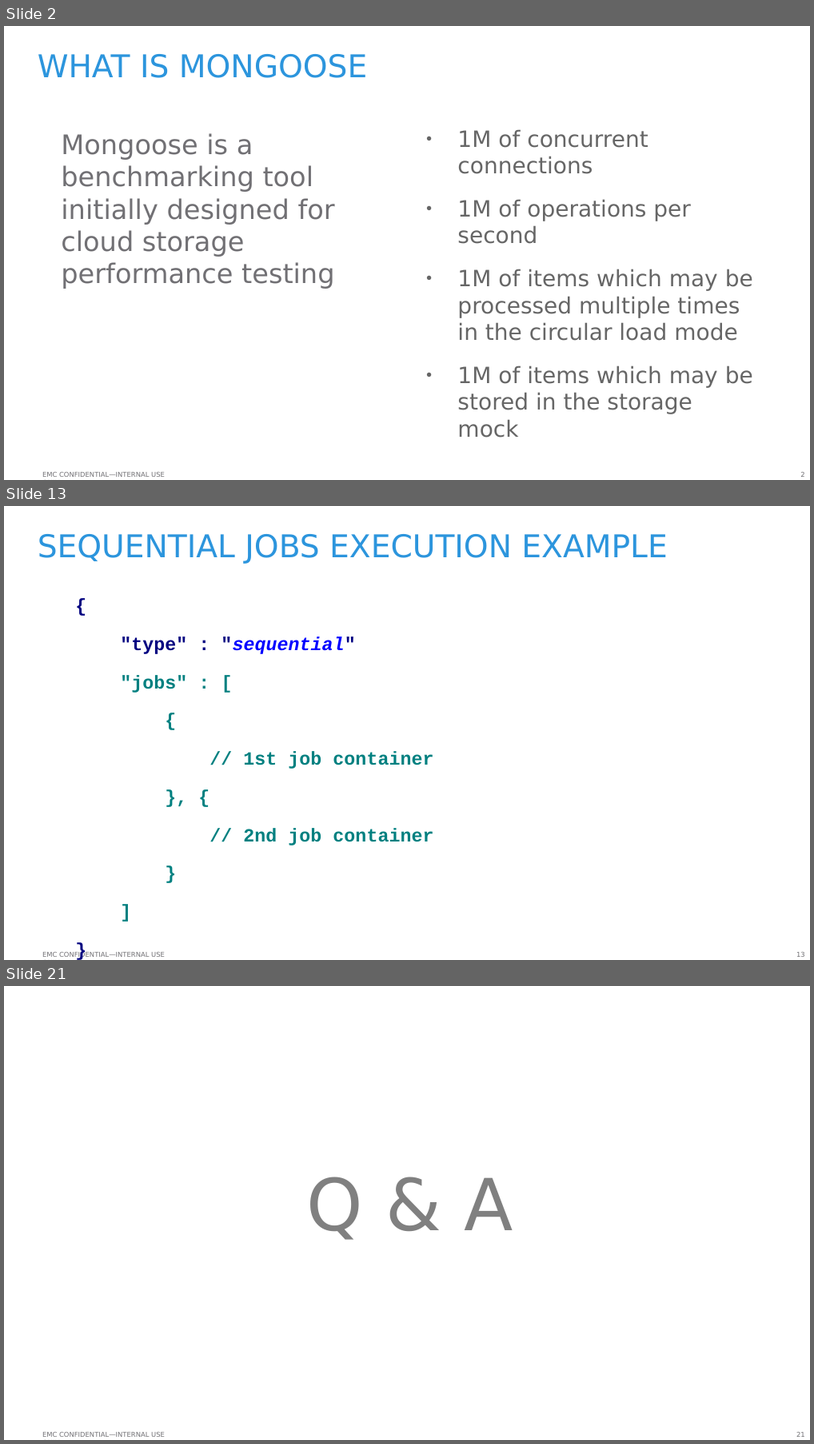
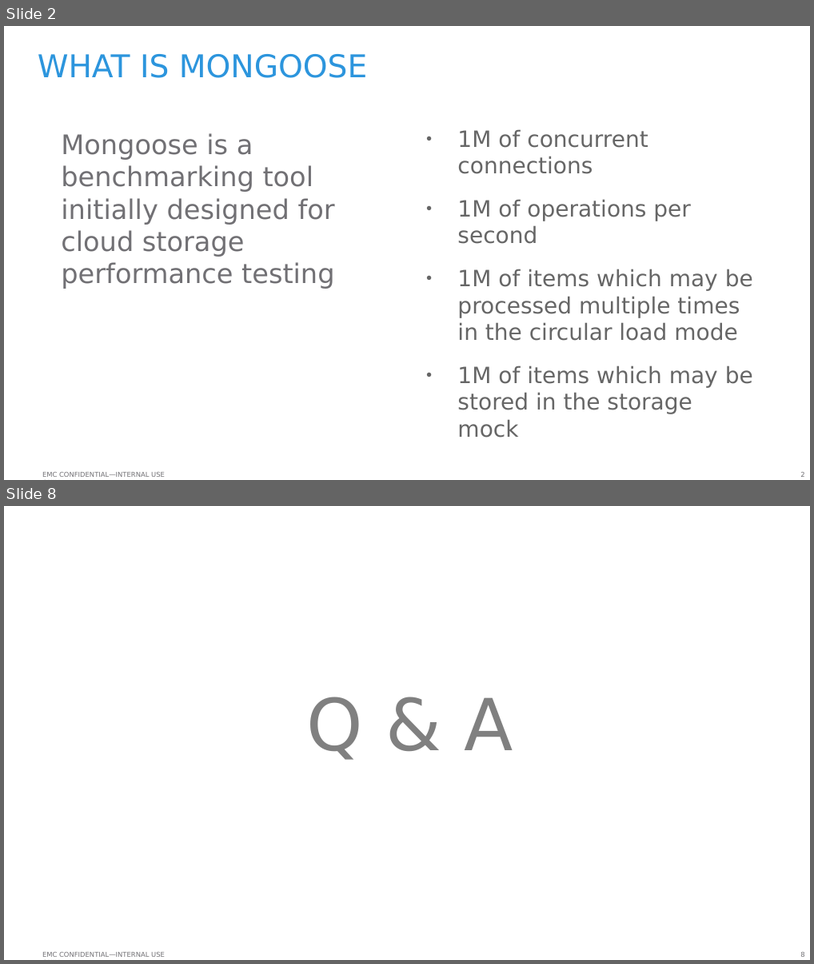
Before and after one commit to emc-mongoose/mongoose, a slide deck: doc/emcmongoosev2.odp. Shown one above the other, each under a label of ours: slides 2, 13 and 21 before the commit, slides 2 and 8 after it; the slides between them are not shown. The pictures are 814x1444 and 814x964 pixels, drawn with LibreOffice and Linux fonts; fonts in the diff are those of the drawing; background and template pictures are left out. Boxes give left, top, right and bottom in pixels: in the first picture for what was removed or moved away, otherwise in the second. Text is boxed around its words. In the diff, an @@ line names an element or a change of style, - is before the commit and + after.

```diff
--- a/doc/emcmongoosev2.odp
+++ b/doc/emcmongoosev2.odp
@@ slide 13 removed at bbox=[4, 506, 810, 960], background #FFFFFF; not listed: 2 template elements that a slide beside it also shows @@
@@ title removed at bbox=[38, 534, 667, 564] @@
-SEQUENTIAL JOBS EXECUTION EXAMPLE
@@ text removed at bbox=[120, 636, 434, 845] @@
-{
-"type" : "sequential"
-"jobs" : [
-{
-// 1st job container
-}, {
-// 2nd job container
-}
-]
-}
@@ what was slide 21 is now slide 8 @@
@@ page number at bbox=[801, 952, 805, 956]: text changed @@
-21
+8
```
Also in this commit, not shown: 2 slides changed, 3 slides added, 15 other slides removed, 6 other files.
